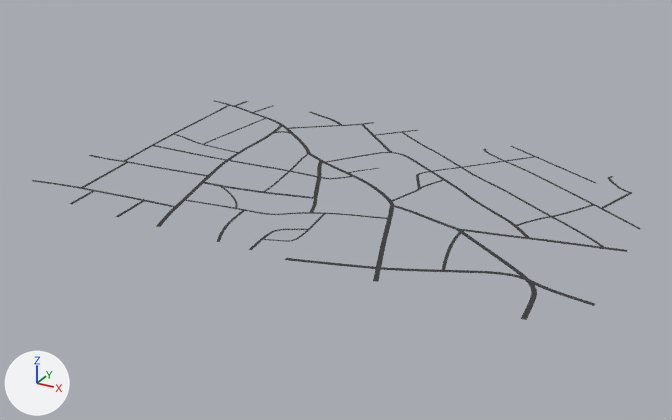
One commit to the Blender file Assets/Models/A-10-streets.blend: the scene before it, then after it.
Both versions are drawn from a camera (50 mm lens) standing at (3.67, -3.13, 1.86) and looking at (1.47, 0.87, -0.14). The lights are fixed; the arrows at lower left show +X, +Y and +Z.

The older version as bpy lines, for what is in view:
```python
ob_curve_039 = bpy.data.objects.new('Curve.039', cu_curve_039)
ob_curve_039.location = (0.0, 0.0, 0.0)
```
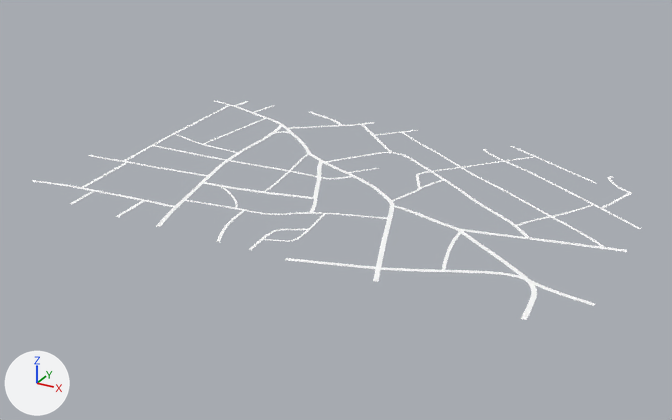
Boxes [x1, y1, x2, y2] around the edits, measured in the pictures (672 x 420 px):
'Curve.039', recoloured (grey to white): [32, 100, 641, 320] in both

The edits, one by one:
Material 'SVGMat.001' (mat_svgmat_001) changes colour from dark grey #474747 to white #ffffff; in linear values from (0.0622, 0.0622, 0.0622) to (1.0, 1.0, 1.0).
